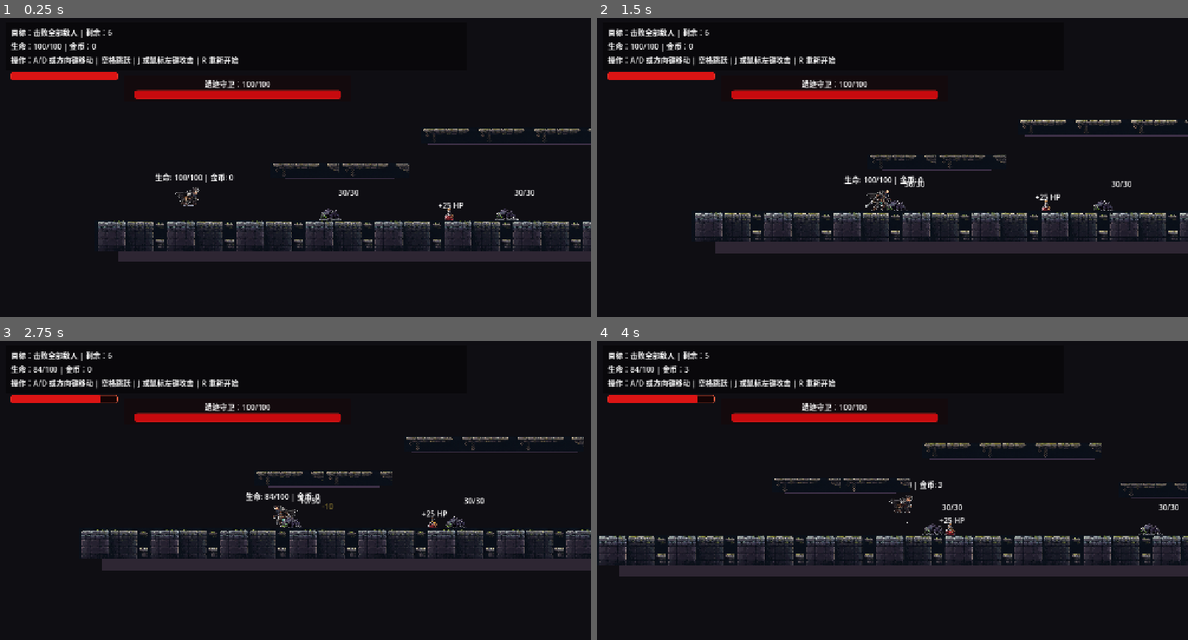
Above: before the commit, frames 1-4 (two rows, left to right).
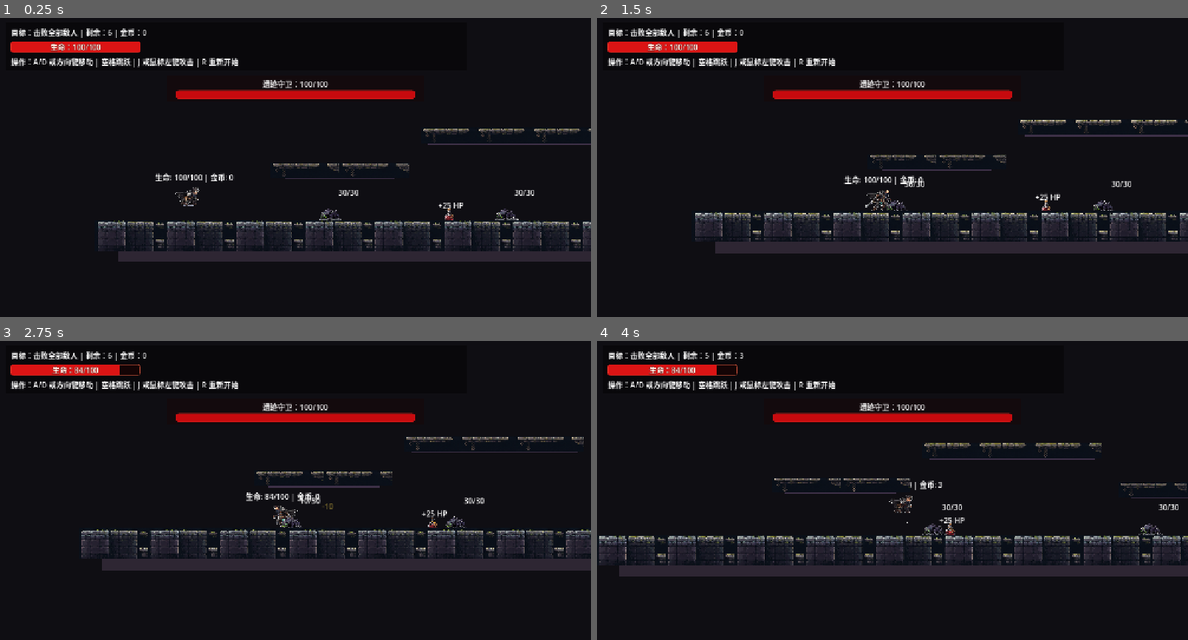
Above: after the commit, the same moments.

Repository: 98longq/relicbound
Game: Godot game, scene res://scenes/levels/test_level.tscn
Two runs of this game, one before a commit and one after it. Both use one fixed random seed, a clock stepped at 60 frames per second and the inputs below.
Inputs (mouse positions are in pixels of both pictures, inside the frame that each line leads up to):
- Up to frame 1 (0.25 s): no input
- Up to frame 2 (1.5 s): tap Enter (ui_accept) at 0.5, 0.77 s; move the mouse to (1022, 167) at 0.52 s; hold R 0.53-1.28 s; hold Right (ui_right) from 0.53 s (still down); click (1022, 167) at 0.67 s; move the mouse to (774, 200) at 1.27 s; tap Space at 1.35 s
- Up to frame 3 (2.75 s): tap Enter (ui_accept) at 1.52 s; move the mouse to (354, 433) at 2.02 s; release Right (ui_right) at 2.03 s; hold Left (ui_left) from 2.03 s (still down); hold J from 2.03 s (still down)
- Up to frame 4 (4 s): move the mouse to (862, 571) at 2.77 s; release Left (ui_left) at 2.78 s; release J at 2.78 s; hold Right (ui_right) from 2.78 s (still down); tap R at 2.85 s; click (862, 571) at 2.92 s; tap Enter (ui_accept) at 3.02, 3.77 s; move the mouse to (1069, 556) at 3.52 s; hold Space from 3.53 s (still down)

The runs differ from the first frame. In frame 1, 3.1% of the frame differs, in the area x 1-71%, y 3-28%; in frame 2, 3.1%; in frame 3, 2.9%; in frame 4, 2.9%.

Commit message:
Refine HUD layout with centered boss bar and compact player info

Diff:
--- a/scripts/systems/level_controller.gd
+++ b/scripts/systems/level_controller.gd
@@ -5,8 +5,10 @@
 ## Tracks enemy clear condition, displays objective/player/boss status, and supports restart after victory or defeat.
 
 @onready var hud: CanvasLayer = $HUD
+@onready var top_panel: ColorRect = $HUD/Panel
 @onready var objective_label: Label = $HUD/ObjectiveLabel
 @onready var player_info_label: Label = $HUD/PlayerInfoLabel
+@onready var controls_label: Label = $HUD/ControlsLabel
 @onready var boss_panel: ColorRect = $HUD/BossPanel
 @onready var boss_label: Label = $HUD/BossLabel
 @onready var boss_health_bar: ProgressBar = $HUD/BossHealthBar
@@ -23,6 +25,7 @@
 	if player_health_bar == null:
 		_create_player_health_bar()
 
+	_layout_hud()
 	_apply_health_bar_styles()
 	_set_result_visible(false)
 	_update_objective_label()
@@ -56,15 +59,83 @@
 
 	player_health_bar = ProgressBar.new()
 	player_health_bar.name = "PlayerHealthBar"
-	player_health_bar.offset_left = 24.0
-	player_health_bar.offset_top = 120.0
-	player_health_bar.offset_right = 255.0
-	player_health_bar.offset_bottom = 138.0
 	player_health_bar.min_value = 0.0
 	player_health_bar.max_value = 100.0
 	player_health_bar.value = 100.0
 	player_health_bar.show_percentage = false
 	hud.add_child(player_health_bar)
+
+	# Draw the bar behind the HP text label.
+	if player_info_label != null:
+		hud.move_child(player_health_bar, player_info_label.get_index())
+
+
+func _layout_hud() -> void:
+	_layout_player_hud()
+	_layout_boss_hud()
+
+
+func _layout_player_hud() -> void:
+	if top_panel != null:
+		top_panel.offset_left = 14.0
+		top_panel.offset_top = 14.0
+		top_panel.offset_right = 1010.0
+		top_panel.offset_bottom = 118.0
+
+	if objective_label != null:
+		objective_label.offset_left = 24.0
+		objective_label.offset_top = 22.0
+		objective_label.offset_right = 850.0
+		objective_label.offset_bottom = 48.0
+
+	if player_health_bar != null:
+		player_health_bar.offset_left = 24.0
+		player_health_bar.offset_top = 54.0
+		player_health_bar.offset_right = 304.0
+		player_health_bar.offset_bottom = 78.0
+
+	if player_info_label != null:
+		player_info_label.offset_left = 24.0
+		player_info_label.offset_top = 54.0
+		player_info_label.offset_right = 304.0
+		player_info_label.offset_bottom = 78.0
+		player_info_label.horizontal_alignment = HORIZONTAL_ALIGNMENT_CENTER
+		player_info_label.vertical_alignment = VERTICAL_ALIGNMENT_CENTER
+		player_info_label.add_theme_color_override("font_color", Color(1.0, 0.92, 0.88, 1.0))
+		player_info_label.add_theme_color_override("font_outline_color", Color(0.05, 0.0, 0.0, 1.0))
+		player_info_label.add_theme_constant_override("outline_size", 2)
+
+	if controls_label != null:
+		controls_label.offset_left = 24.0
+		controls_label.offset_top = 86.0
+		controls_label.offset_right = 990.0
+		controls_label.offset_bottom = 112.0
+
+
+func _layout_boss_hud() -> void:
+	var viewport_width := get_viewport_rect().size.x
+	var panel_width := 560.0
+	var panel_left := (viewport_width - panel_width) * 0.5
+	var panel_right := panel_left + panel_width
+
+	if boss_panel != null:
+		boss_panel.offset_left = panel_left
+		boss_panel.offset_top = 128.0
+		boss_panel.offset_right = panel_right
+		boss_panel.offset_bottom = 184.0
+
+	if boss_label != null:
+		boss_label.offset_left = panel_left + 16.0
+		boss_label.offset_top = 134.0
+		boss_label.offset_right = panel_right - 16.0
+		boss_label.offset_bottom = 158.0
+		boss_label.horizontal_alignment = HORIZONTAL_ALIGNMENT_CENTER
+
+	if boss_health_bar != null:
+		boss_health_bar.offset_left = panel_left + 22.0
+		boss_health_bar.offset_top = 160.0
+		boss_health_bar.offset_right = panel_right - 22.0
+		boss_health_bar.offset_bottom = 178.0
 
 
 func _apply_health_bar_styles() -> void:
@@ -152,17 +223,25 @@
 	return player.get("is_dead") == true
 
 
+func _get_player_gold() -> int:
+	var player := _get_player()
+	if player == null:
+		return 0
+
+	return int(player.get("gold"))
+
+
 func _trigger_victory() -> void:
 	is_victory = true
 	if objective_label != null:
-		objective_label.text = "胜利！所有敌人已击败，按 R 重新开始。"
+		objective_label.text = "胜利！所有敌人已击败 | 金币：%s | 按 R 重新开始。" % _get_player_gold()
 	_show_result("胜利", _build_result_summary("所有敌人已击败"))
 
 
 func _trigger_defeat() -> void:
 	is_defeat = true
 	if objective_label != null:
-		objective_label.text = "失败！按 R 重新开始。"
+		objective_label.text = "失败！金币：%s | 按 R 重新开始。" % _get_player_gold()
 	_show_result("失败", _build_result_summary("角色已倒下"))
 
 
@@ -171,13 +250,13 @@
 		return
 
 	if _is_player_dead():
-		objective_label.text = "失败！按 R 重新开始。"
+		objective_label.text = "失败！金币：%s | 按 R 重新开始。" % _get_player_gold()
 		return
 
 	if remaining_enemies < 0:
 		remaining_enemies = _count_alive_enemies()
 
-	objective_label.text = "目标：击败全部敌人 | 剩余：%s" % remaining_enemies
+	objective_label.text = "目标：击败全部敌人 | 剩余：%s | 金币：%s" % [remaining_enemies, _get_player_gold()]
 
 
 func _update_player_info_label() -> void:
@@ -186,15 +265,14 @@
 
 	var player := _get_player()
 	if player == null:
-		player_info_label.text = "生命：-- | 金币：--"
+		player_info_label.text = "生命：--/--"
 		if player_health_bar != null:
 			player_health_bar.value = 0.0
 		return
 
 	var current_health = player.get("current_health")
 	var max_health = player.get("max_health")
-	var gold = player.get("gold")
-	player_info_label.text = "生命：%s/%s | 金币：%s" % [current_health, max_health, gold]
+	player_info_label.text = "生命：%s/%s" % [current_health, max_health]
 
 	if player_health_bar != null:
 		player_health_bar.max_value = float(max_health)
